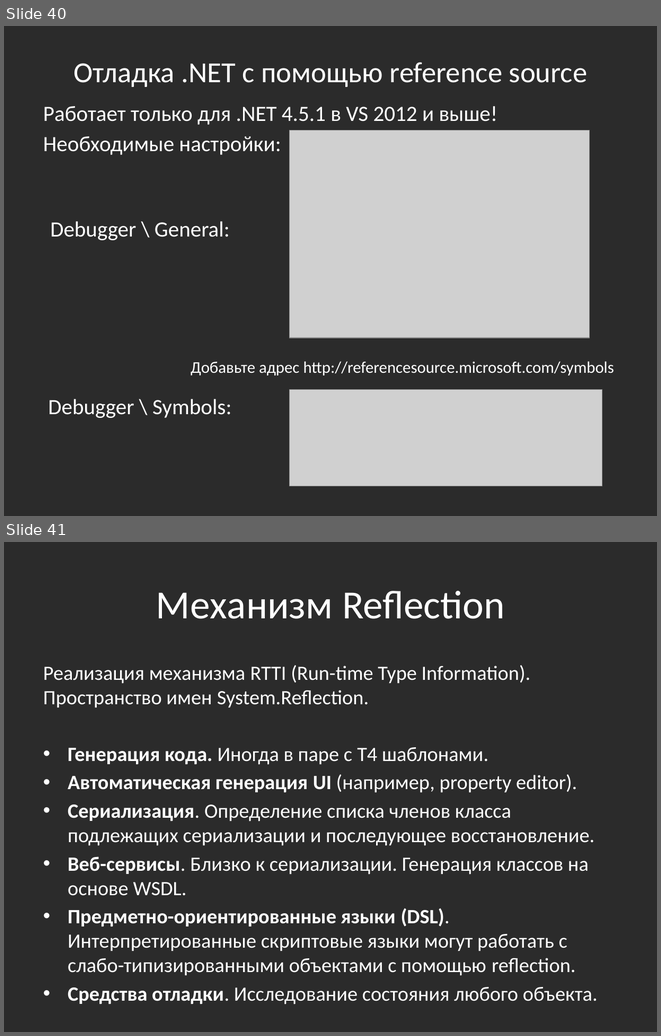
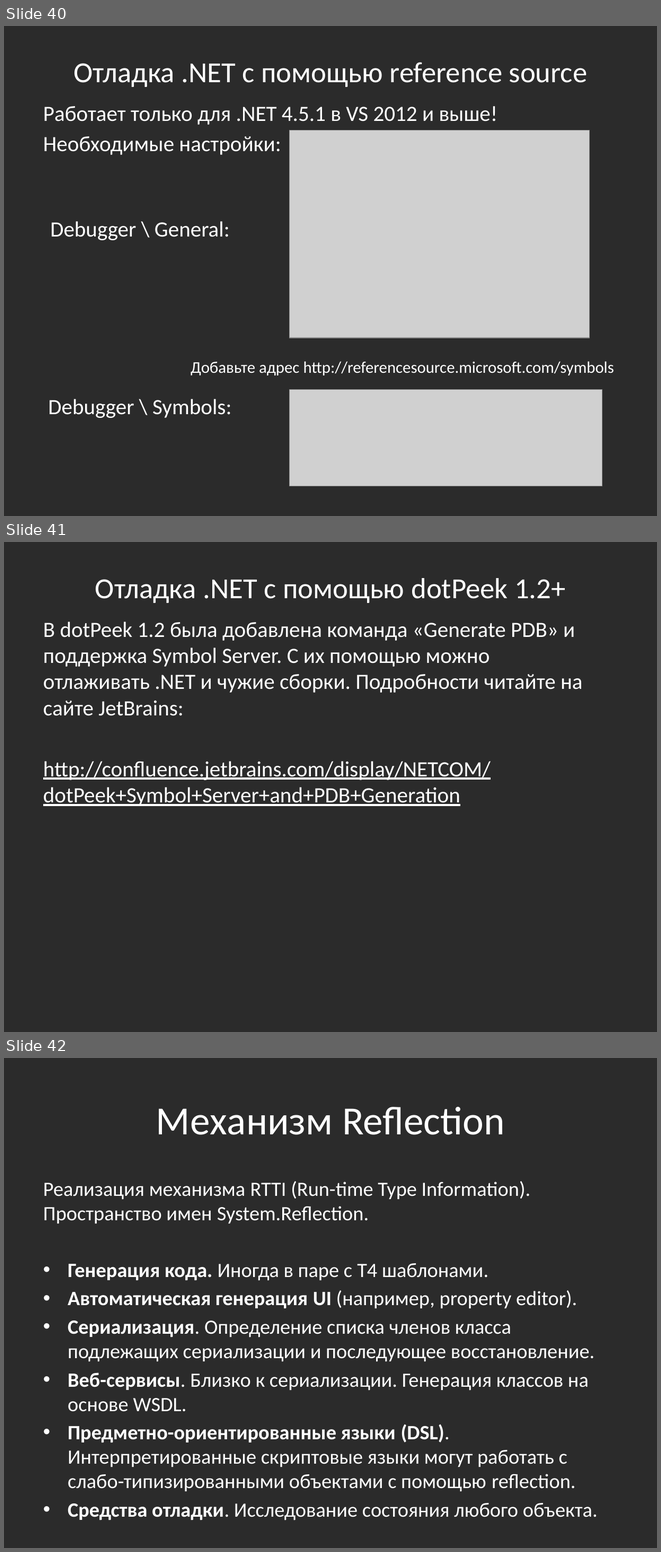
Before and after one commit to bazile/Training, a slide deck: Presentation/lesson-07-reflection.pptx. Shown one above the other, each under a label of ours: slides 40 and 41 before the commit, slides 40, 41 and 42 after it. The pictures are 661x1036 and 661x1552 pixels, drawn with LibreOffice and Linux fonts; fonts in the diff are those of the drawing; grey boxes stand for pictures; background and template pictures are left out; a plain dark background stands for a picture behind light text. Boxes give left, top, right and bottom in pixels: in the first picture for what was removed or moved away, otherwise in the second. Text is boxed around its words. In the diff, an @@ line names an element or a change of style, - is before the commit and + after.

Commit message:
Debugging with dotPeek

```diff
--- a/Presentation/lesson-07-reflection.pptx
+++ b/Presentation/lesson-07-reflection.pptx
@@ slide 41 added at (x1=4, y1=542, x2=657, y2=1032), background picture (left out) @@
@@ title added at (x1=95, y1=578, x2=566, y2=603), 32 pt, text #FFFFFF @@
+Отладка .NET с помощью dotPeek 1.2+
@@ text added at (x1=43, y1=622, x2=583, y2=806), 24 pt, text #FFFFFF @@
+В dotPeek 1.2 была добавлена команда «Generate PDB» и поддержка Symbol Server. С их помощью можно отлаживать .NET и чужие сборки. Подробности читайте на сайте JetBrains:
+http://confluence.jetbrains.com/display/NETCOM/dotPeek+Symbol+Server+and+PDB+Generation
@@ what was slide 41 is now slide 42 @@
```
